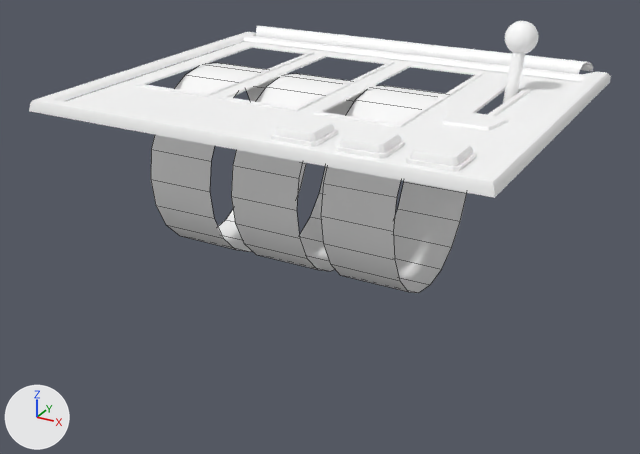
Renders of the FBX model Assets/Art/BattleUI.fbx from each side of a commit.
The view is the same before and after, from a 50 mm camera at (0.0796, -0.1942, 0.0752) aimed at (-0.0013, -0.047, 0.0016). The lights are fixed; the arrows at lower left show +X, +Y and +Z. Mesh edges are drawn as thin lines on the coarser meshes. Where no turn or scale is listed for an object, it has been applied to the vertices.

The first picture shows 'HP_BAR', 'Handle', 'ItemButton', 'MapButton', 'Panel', 'Reel01', 'Reel02', 'Reel03', 'SettingButton'.
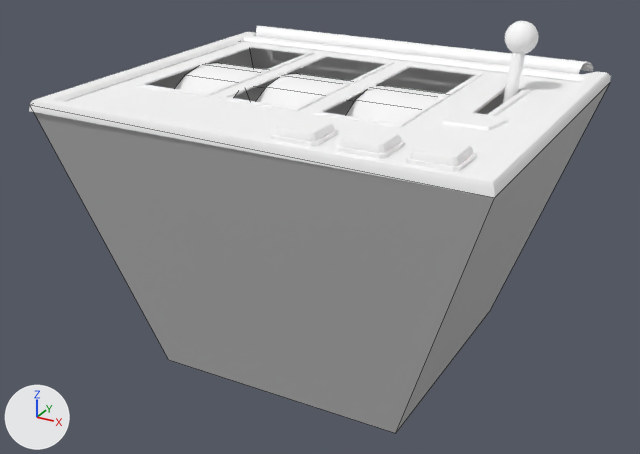
Where the change shows, as pixel boxes [x1, y1, x2, y2] in the pictures (640 x 454 px):
'Case', added: after [34, 41, 609, 433]
'Reel03', unchanged, covered by the edit: before [321, 85, 467, 293]; after [346, 85, 444, 123]
'Reel02', unchanged, covered by the edit: before [231, 74, 365, 271]; after [256, 74, 365, 115]
'Reel01', unchanged, covered by the edit: before [151, 63, 306, 252]; after [174, 63, 277, 101]

Diff of the bpy script that builds the scene:
```diff
--- a/Assets/Art/BattleUI.fbx.py
+++ b/Assets/Art/BattleUI.fbx.py
@@ mat_lambert1 @@
+mat_lambert1 = principled_material('lambert1')
+mat_lambert1.base_color = (0.5, 0.5, 0.5)  # grey #bcbcbc
@@ me_mesh_009 @@
+me_mesh_009.from_pydata([(-0.0264, -0.0252, -0.0281), (0.0264, -0.0252, -0.0281), (-0.0448, -0.0369, 0.0281), (0.045, -0.037, 0.0268), (-0.045, 0.037, 0.0268), (0.045, 0.037, 0.0268), (-0.0264, 0.0275, -0.0281), (0.0264, 0.0275, -0.0281)], [], [(0, 1, 3, 2), (4, 5, 7, 6), (6, 7, 1, 0), (1, 7, 5, 3), (6, 0, 2, 4)])
+me_mesh_009.materials.append(mat_lambert1)  # grey #bcbcbc
@@ ob_case @@
+ob_case = bpy.data.objects.new('Case', me_mesh_009)
+ob_case.location = (0.0, -0.043, 0.0017)
```
